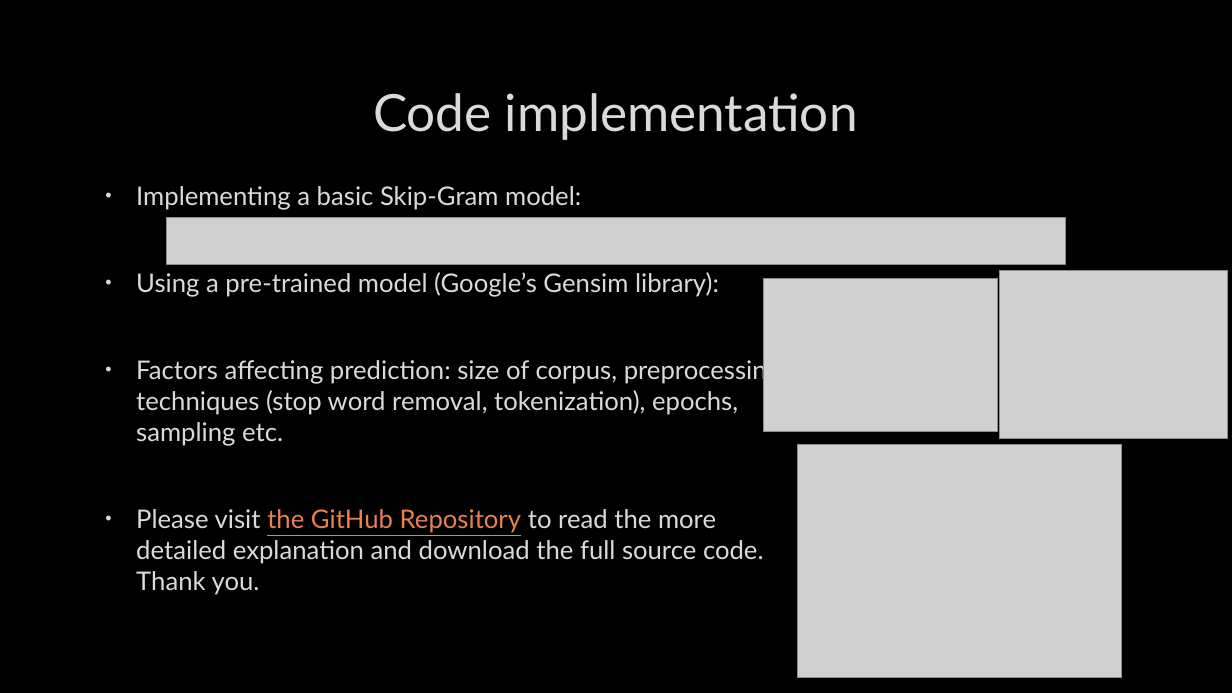
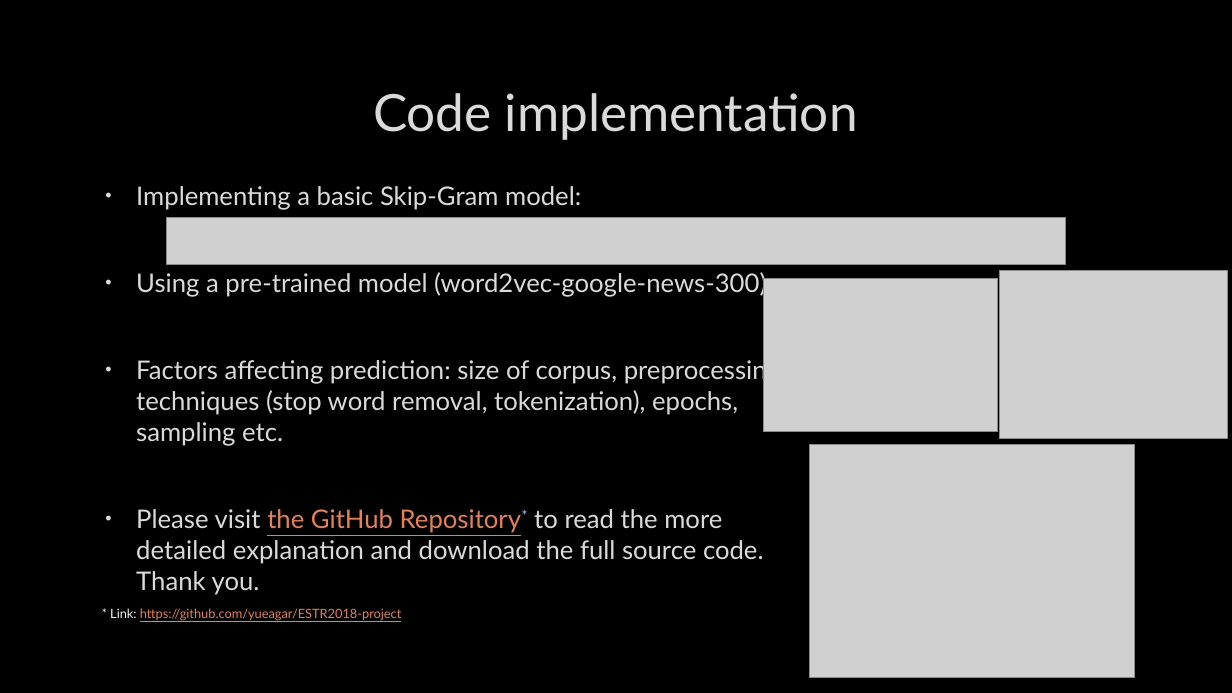
Before and after one commit to yueagar/ESTR2018-project, a slide deck: slide 4 of Presentation.pptx. Drawn at 1232x693 pixels with LibreOffice and Linux fonts; fonts in the diff are those of the drawing; grey boxes stand for pictures; background and template pictures are left out. Boxes give left, top, right and bottom in pixels: in the first picture for what was removed or moved away, otherwise in the second. Text is boxed around its words. In the diff, an @@ line names an element or a change of style, - is before the commit and + after.

Commit message:
small tweaks in pptx again and added pdf

```diff
--- a/Presentation.pptx
+++ b/Presentation.pptx
@@ text at (136,272,773,297): text changed @@
-• Using a pre-trained model (Google’s Gensim library):
+• Using a pre-trained model (word2vec-google-news-300):
@@ picture: place and size @@
-picture at (798,445,1122,677)
+picture at (811,445,1135,677)
@@ text at (136,509,764,595): text changed @@
-• Please visit the GitHub Repository to read the more detailed explanation and download the full source code. Thank you.
+• Please visit the GitHub Repository* to read the more detailed explanation and download the full source code. Thank you.
@@ text added at (110,608,402,620), 10 pt, text #E98052, underline @@
+* Link: https://github.com/yueagar/ESTR2018-project
```
Also in this commit, not shown: 1 other slide changed, 1 other file.
